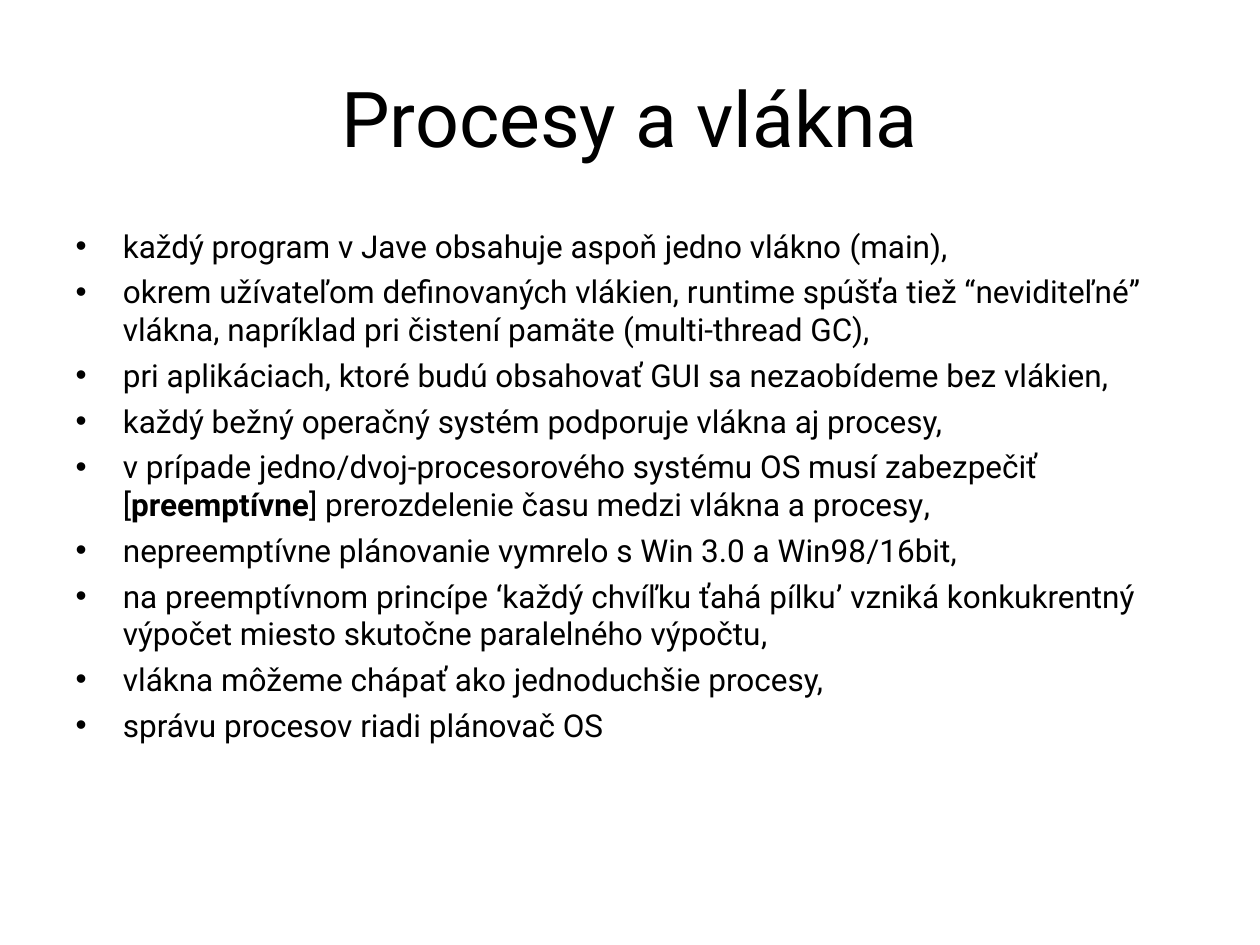
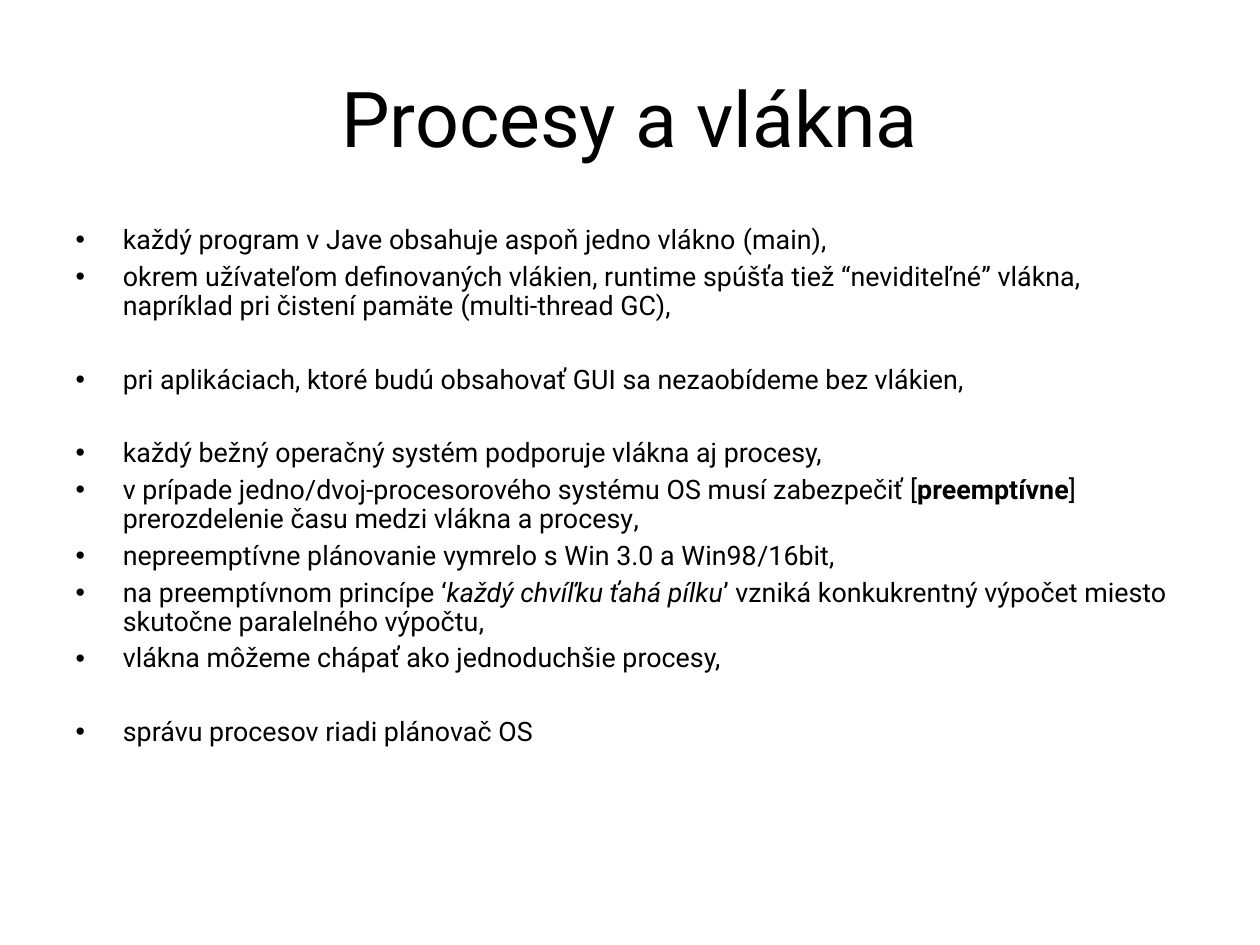
Before and after one commit to Programovanie4/Prednasky, a slide deck: slide 2 of 08/08_java.ppt. Drawn at 1260x945 pixels with LibreOffice and Linux fonts; fonts in the diff are those of the drawing. Boxes give left, top, right and bottom in pixels: in the first picture for what was removed or moved away, otherwise in the second. Text is boxed around its words. In the diff, an @@ line names an element or a change of style, - is before the commit and + after.

```diff
--- a/08/08_java.ppt
+++ b/08/08_java.ppt
@@ text "každý program v Jave obsahuje ..." at box(123, 227, 1166, 747): size 18 to 15.3 pt; italic on in "‘každý chvíľku ťahá pílku’"; line spacing 1 to 0.9 @@
```
Also in this commit, not shown: 3 other slides changed, 3 slides added, 2 other files.
